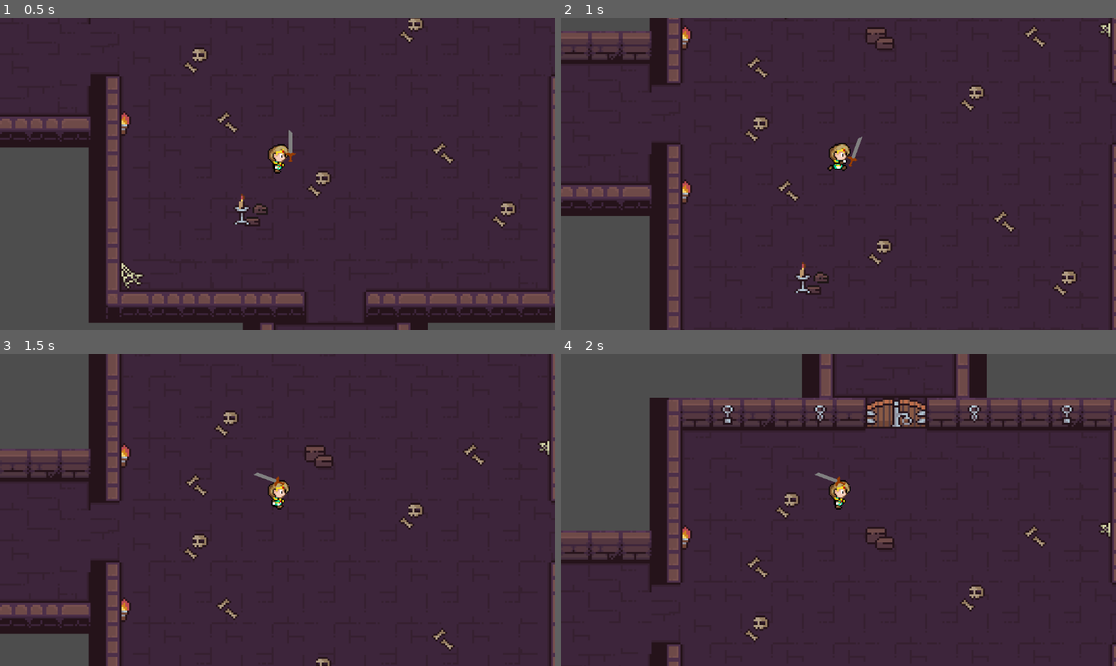
Above: before the commit, frames 1-4 (two rows, left to right).
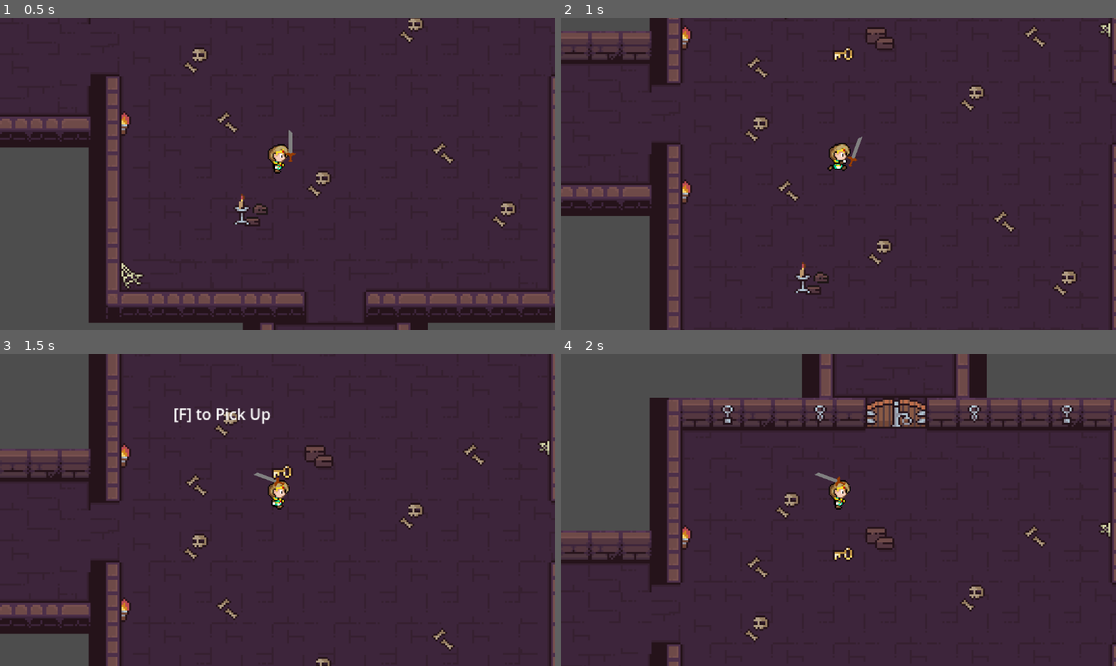
Above: after the commit, the same moments.

Repository: WilfingerS/CS415-2024
Game: Godot game, scene res://Scenes/Levels/MainScene.tscn
Two runs of this game, one before a commit and one after it. Both use one fixed random seed, a clock stepped at 60 frames per second and the inputs below.
Inputs (mouse positions are in pixels of both pictures, inside the frame that each line leads up to):
- Up to frame 1 (0.5 s): no input
- Up to frame 2 (1 s): move the mouse to (810, 236) at 0.52 s; hold W (up) from 0.53 s (still down); hold F (Interact) from 0.53 s (still down)
- Up to frame 3 (1.5 s): keep holding W (up); move the mouse to (444, 556) at 1.27 s; release F (Interact) at 1.28 s; tap F (Interact) at 1.35 s
- Up to frame 4 (2 s): keep holding W (up)

Frame 1 is identical in both runs. In frame 2, 0.1% of the frame differs, in the area x 49-53%, y 9-15%; in frame 3, 0.4%, in the area x 31-53%, y 17-41%; in frame 4, 0.1%.

Commit message:
added key and chest

Diff:
--- /dev/null
+++ b/GodotProjectFolder/Global.gd
@@ -0,0 +1,3 @@
+extends Node
+
+var Keys = 0
--- /dev/null
+++ b/GodotProjectFolder/Scenes/Levels/Key.gd
@@ -0,0 +1,13 @@
+extends Node2D
+
+@onready var interaction_area: InteractionArea = $InteractionArea
+@onready var key = $Key
+
+
+func _ready():
+	interaction_area.interact = Callable(self, "_on_interact")
+
+
+func _on_interact():
+	Global.Keys += 1
+	queue_free()
--- /dev/null
+++ b/GodotProjectFolder/Scenes/Levels/Key.tscn
@@ -0,0 +1,20 @@
+[gd_scene load_steps=5 format=3 uid="uid://mijfb7acl1x1"]
+
+[ext_resource type="Script" path="res://Scenes/Levels/Key.gd" id="1_mp82r"]
+[ext_resource type="Texture2D" uid="uid://ddrtt14rnkv4p" path="res://Assets/2D Pixel Dungeon Asset Pack/items and trap_animation/keys/keys_1_1.png" id="2_3h0xl"]
+[ext_resource type="PackedScene" uid="uid://dhajlijwh6uy4" path="res://Interaction/Interaction Area/Interaction_area.tscn" id="3_60pol"]
+
+[sub_resource type="CircleShape2D" id="CircleShape2D_8tu4d"]
+radius = 16.0312
+
+[node name="Key" type="Node2D"]
+script = ExtResource("1_mp82r")
+
+[node name="Sprite2D" type="Sprite2D" parent="."]
+texture = ExtResource("2_3h0xl")
+
+[node name="InteractionArea" parent="." instance=ExtResource("3_60pol")]
+action_name = "Pick Up"
+
+[node name="CollisionShape2D" type="CollisionShape2D" parent="InteractionArea"]
+shape = SubResource("CircleShape2D_8tu4d")
--- a/GodotProjectFolder/Scenes/Levels/MainScene.tscn
+++ b/GodotProjectFolder/Scenes/Levels/MainScene.tscn
@@ -12,6 +12,7 @@
 [ext_resource type="PackedScene" uid="uid://cphcsb5h4fvw4" path="res://Scenes/Levels/HallWayVert.tscn" id="10_dde4n"]
 [ext_resource type="PackedScene" uid="uid://bcqpocv0rfv4o" path="res://Scenes/Levels/Door.tscn" id="11_s2nm7"]
 [ext_resource type="PackedScene" uid="uid://bbb8ig83mxoo3" path="res://Scenes/Levels/Door2.tscn" id="12_tsw5y"]
+[ext_resource type="PackedScene" uid="uid://mijfb7acl1x1" path="res://Scenes/Levels/Key.tscn" id="13_kdxrl"]
 
 [node name="MainScene" type="Node2D"]
 
@@ -64,3 +65,6 @@
 
 [node name="Door2" parent="." instance=ExtResource("12_tsw5y")]
 position = Vector2(119, 0)
+
+[node name="Key" parent="." instance=ExtResource("13_kdxrl")]
+position = Vector2(-28, -47)
--- a/GodotProjectFolder/Scenes/Levels/chest.gd
+++ b/GodotProjectFolder/Scenes/Levels/chest.gd
@@ -1,7 +1,9 @@
 extends Node2D
 
 @onready var interaction_area: InteractionArea = $InteractionArea
+@onready var animation = $AnimationPlayer
 @onready var Inv = []
+var scene_to_instance = preload("res://Scenes/Levels/Key.tscn")
 
 const lines: Array[String] = [
 	"Hey Im a Cheast!"
@@ -12,4 +14,9 @@
 
 
 func _on_interact():
-	print("Testing F")
+	if Global.Keys != 0:
+		get_node("InteractionArea/CollisionShape2D").disabled = true
+		animation.play("Open")
+		print(Global.Keys)
+		Global.Keys -= 1
+		print(Global.Keys)
--- a/GodotProjectFolder/Scenes/Levels/chest.tscn
+++ b/GodotProjectFolder/Scenes/Levels/chest.tscn
@@ -1,7 +1,7 @@
-[gd_scene load_steps=6 format=3 uid="uid://cghx8ibvkewpx"]
+[gd_scene load_steps=10 format=3 uid="uid://cghx8ibvkewpx"]
 
-[ext_resource type="Texture2D" uid="uid://co3p8g8khbhap" path="res://Assets/2D Pixel Dungeon Asset Pack/items and trap_animation/box_1/box_1_1.png" id="1_rwhoh"]
 [ext_resource type="Script" path="res://Scenes/Levels/chest.gd" id="1_v2m2a"]
+[ext_resource type="Texture2D" uid="uid://burnvbdenagal" path="res://Assets/2D Pixel Dungeon Asset Pack/items and trap_animation/chest/AllTogetherChest.png" id="2_ut7rv"]
 [ext_resource type="PackedScene" uid="uid://dhajlijwh6uy4" path="res://Interaction/Interaction Area/Interaction_area.tscn" id="3_c47yh"]
 
 [sub_resource type="RectangleShape2D" id="RectangleShape2D_sh3du"]
@@ -10,13 +10,69 @@
 [sub_resource type="CircleShape2D" id="CircleShape2D_uvggd"]
 radius = 284.605
 
+[sub_resource type="Animation" id="Animation_1h0g8"]
+resource_name = "idle"
+length = 0.7
+loop_mode = 1
+tracks/0/type = "value"
+tracks/0/imported = false
+tracks/0/enabled = true
+tracks/0/path = NodePath("Sprite2D:frame")
+tracks/0/interp = 1
+tracks/0/loop_wrap = false
+tracks/0/keys = {
+"times": PackedFloat32Array(0, 0.2, 0.4, 0.6),
+"transitions": PackedFloat32Array(1, 1, 1, 1),
+"update": 1,
+"values": [0, 1, 2, 3]
+}
+
+[sub_resource type="Animation" id="Animation_o601p"]
+length = 0.001
+tracks/0/type = "value"
+tracks/0/imported = false
+tracks/0/enabled = true
+tracks/0/path = NodePath("Sprite2D:frame")
+tracks/0/interp = 1
+tracks/0/loop_wrap = true
+tracks/0/keys = {
+"times": PackedFloat32Array(0),
+"transitions": PackedFloat32Array(1),
+"update": 1,
+"values": [0]
+}
+
+[sub_resource type="Animation" id="Animation_dr2cx"]
+resource_name = "Open"
+length = 0.7
+tracks/0/type = "value"
+tracks/0/imported = false
+tracks/0/enabled = true
+tracks/0/path = NodePath("Sprite2D:frame")
+tracks/0/interp = 1
+tracks/0/loop_wrap = true
+tracks/0/keys = {
+"times": PackedFloat32Array(0, 0.2, 0.4),
+"transitions": PackedFloat32Array(1, 1, 1),
+"update": 1,
+"values": [4, 5, 6]
+}
+
+[sub_resource type="AnimationLibrary" id="AnimationLibrary_jyqg5"]
+_data = {
+"Open": SubResource("Animation_dr2cx"),
+"RESET": SubResource("Animation_o601p"),
+"idle": SubResource("Animation_1h0g8")
+}
+
 [node name="chest" type="Node2D"]
 scale = Vector2(0.1, 0.1)
 script = ExtResource("1_v2m2a")
 
 [node name="Sprite2D" type="Sprite2D" parent="."]
 scale = Vector2(10, 10)
-texture = ExtResource("1_rwhoh")
+texture = ExtResource("2_ut7rv")
+hframes = 8
 
 [node name="StaticBody2D" type="StaticBody2D" parent="."]
 collision_layer = 3
@@ -31,3 +87,9 @@
 
 [node name="CollisionShape2D" type="CollisionShape2D" parent="InteractionArea"]
 shape = SubResource("CircleShape2D_uvggd")
+
+[node name="AnimationPlayer" type="AnimationPlayer" parent="."]
+libraries = {
+"": SubResource("AnimationLibrary_jyqg5")
+}
+autoplay = "idle"
--- a/GodotProjectFolder/project.godot
+++ b/GodotProjectFolder/project.godot
@@ -18,6 +18,7 @@
 [autoload]
 
 InteractionManager="*res://Interaction/InteractionManager.tscn"
+Global="*res://Global.gd"
 
 [input]
 
Binary file added: GodotProjectFolder/Assets/2D Pixel Dungeon Asset Pack/items and trap_animation/chest/AllTogetherChest.png
Not shown, added: GodotProjectFolder/Assets/2D Pixel Dungeon Asset Pack/items and trap_animation/chest/AllTogetherChest.png.import
Binary file added: GodotProjectFolder/Assets/2D Pixel Dungeon Asset Pack/items and trap_animation/chest/Opened Chest.png
Not shown, added: GodotProjectFolder/Assets/2D Pixel Dungeon Asset Pack/items and trap_animation/chest/Opened Chest.png.import
Binary file added: GodotProjectFolder/Assets/2D Pixel Dungeon Asset Pack/items and trap_animation/chest/Opening Chest.png
Not shown, added: GodotProjectFolder/Assets/2D Pixel Dungeon Asset Pack/items and trap_animation/chest/Opening Chest.png.import
Not shown: 1 places in GodotProjectFolder/Scenes/Levels/MainScene.tscn that only renumber resources
Not shown, added: GodotProjectFolder/Assets/2D Pixel Dungeon Asset Pack/items and trap_animation/chest/Opening Chest.png-autosave.kra
Not shown, added: GodotProjectFolder/Assets/2D Pixel Dungeon Asset Pack/items and trap_animation/chest/Opening Chest.png~
Not shown, added: GodotProjectFolder/Assets/2D Pixel Dungeon Asset Pack/items and trap_animation/chest/chest_open_1.png-autosave.kra
Not shown, added: GodotProjectFolder/Assets/2D Pixel Dungeon Asset Pack/items and trap_animation/chest/chest_open_2.png-autosave.kra
Not shown, added: GodotProjectFolder/Assets/2D Pixel Dungeon Asset Pack/items and trap_animation/chest/chest_open_3.png-autosave.kra
(and 1 more such lines)
